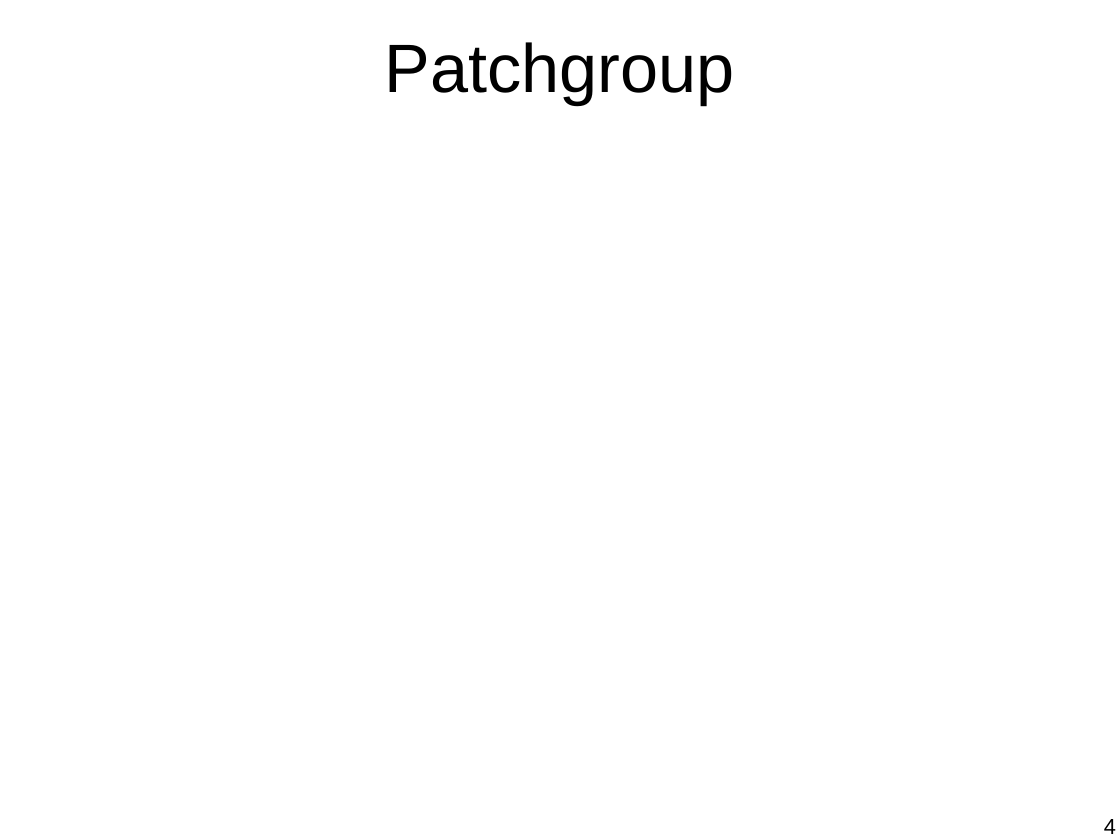
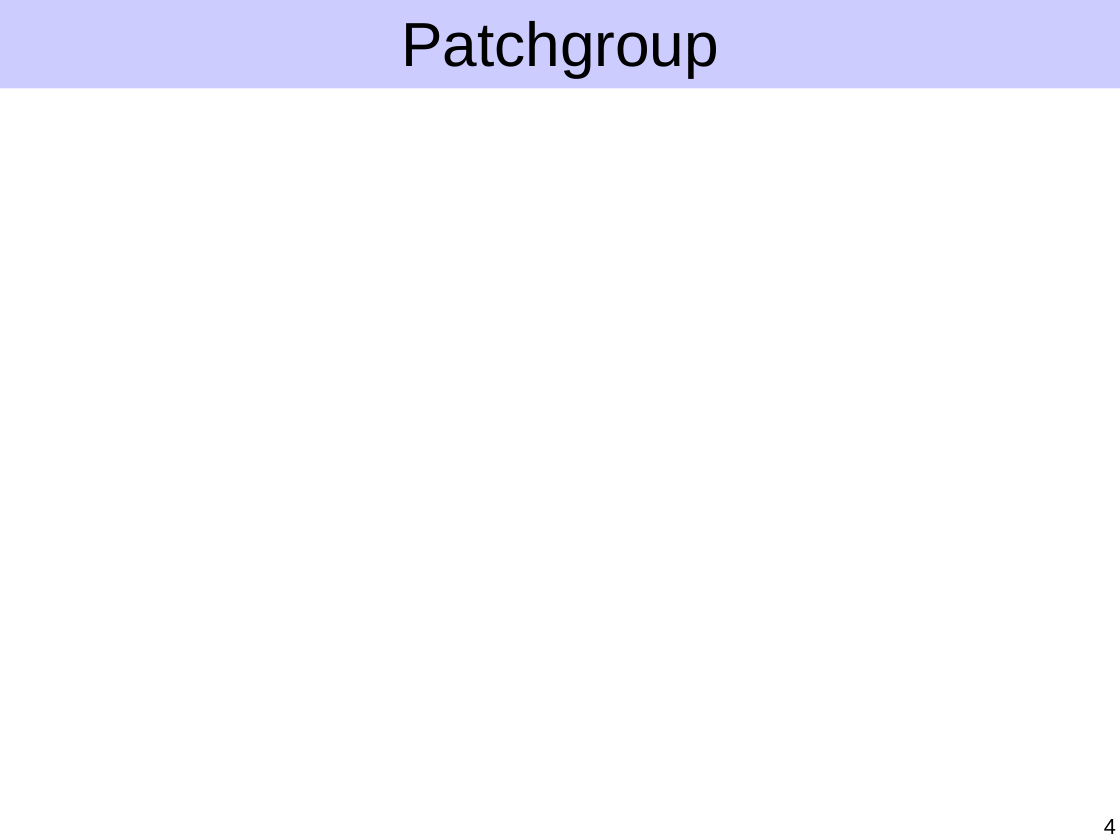
Before and after one commit to ucla-readable/fstitch-doc, a slide deck: slide 4 of sosp/pres.ppt. Drawn at 1120x840 pixels with LibreOffice and Linux fonts; fonts in the diff are those of the drawing. Boxes give left, top, right and bottom in pixels: in the first picture for what was removed or moved away, otherwise in the second. Text is boxed around its words. In the diff, an @@ line names an element or a change of style, - is before the commit and + after.

```diff
--- a/sosp/pres.ppt
+++ b/sosp/pres.ppt
@@ rectangle added at box(0, 0, 1120, 88), fill #CCCCFF @@
@@ title "Patchgroup": place and size @@
-title "Patchgroup" at box(385, 42, 735, 105)
+title "Patchgroup" at box(401, 21, 719, 78)
@@ title "Patchgroup" at box(401, 21, 719, 78): size 44 to 40 pt @@
```
Also in this commit, not shown: 19 other slides changed.
